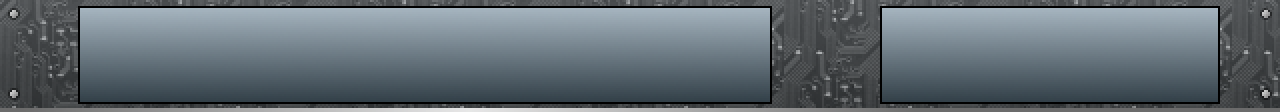
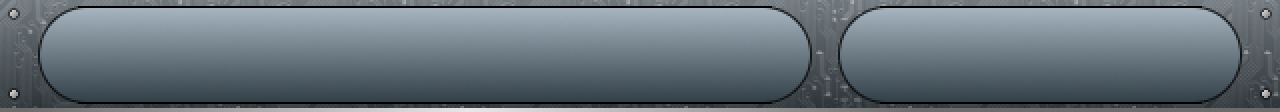
The second 1280x112 image is a revision of the first. Changes to its layers:
added layer "arrondi" above "bottom line" over [38, 6, 1242, 104]
painted on "frames" over [1202, 6, 1220, 104]
"shadow": opacity 20% → 50% over [0, 0, 1280, 108]
